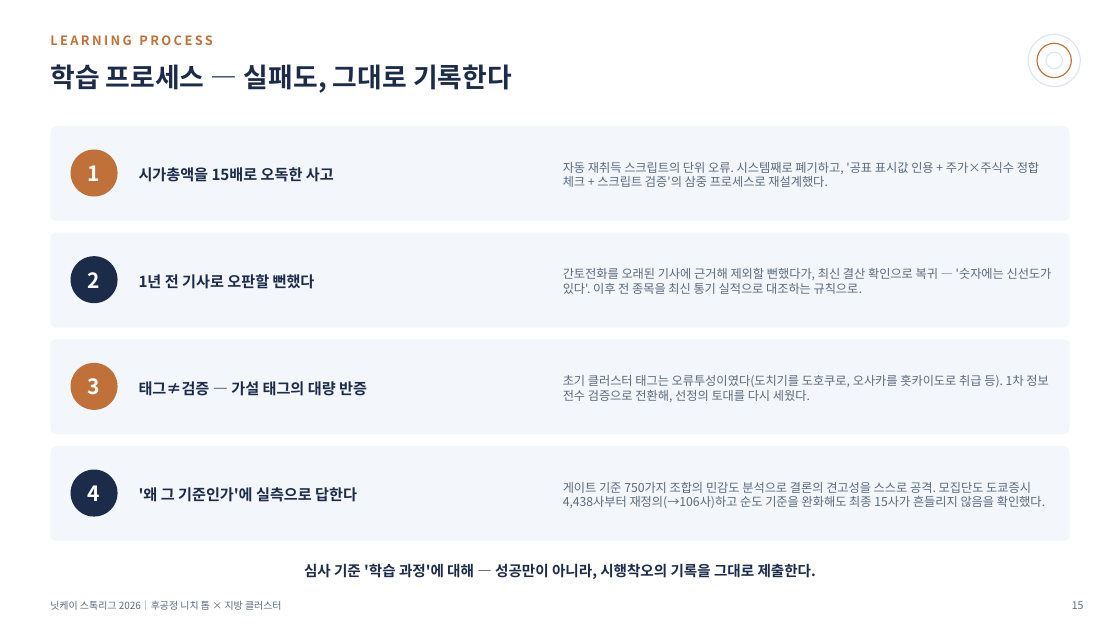
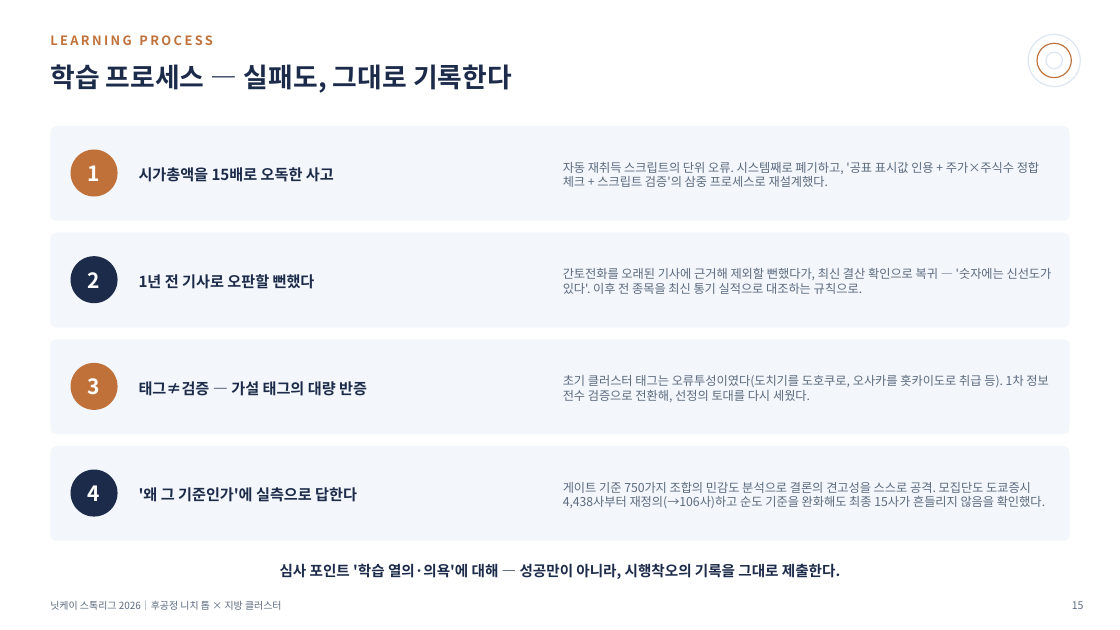
Before and after one commit to RenatusAuctor/nikkei-stock-league, a slide deck: slide 15 of 닛케이스톡리그_성과보고_한국어.pptx. Drawn at 1120x630 pixels with LibreOffice and Linux fonts; fonts in the diff are those of the drawing. Boxes give left, top, right and bottom in pixels: in the first picture for what was removed or moved away, otherwise in the second. Text is boxed around its words. In the diff, an @@ line names an element or a change of style, - is before the commit and + after.

```diff
--- a/닛케이스톡리그_성과보고_한국어.pptx
+++ b/닛케이스톡리그_성과보고_한국어.pptx
@@ text at (x1=280, y1=563, x2=840, y2=579): text changed @@
-심사 기준 '학습 과정'에 대해 — 성공만이 아니라, 시행착오의 기록을 그대로 제출한다.
+심사 포인트 '학습 열의·의욕'에 대해 — 성공만이 아니라, 시행착오의 기록을 그대로 제출한다.
```
Also in this commit, not shown: 3 other slides changed, 4 other files.
